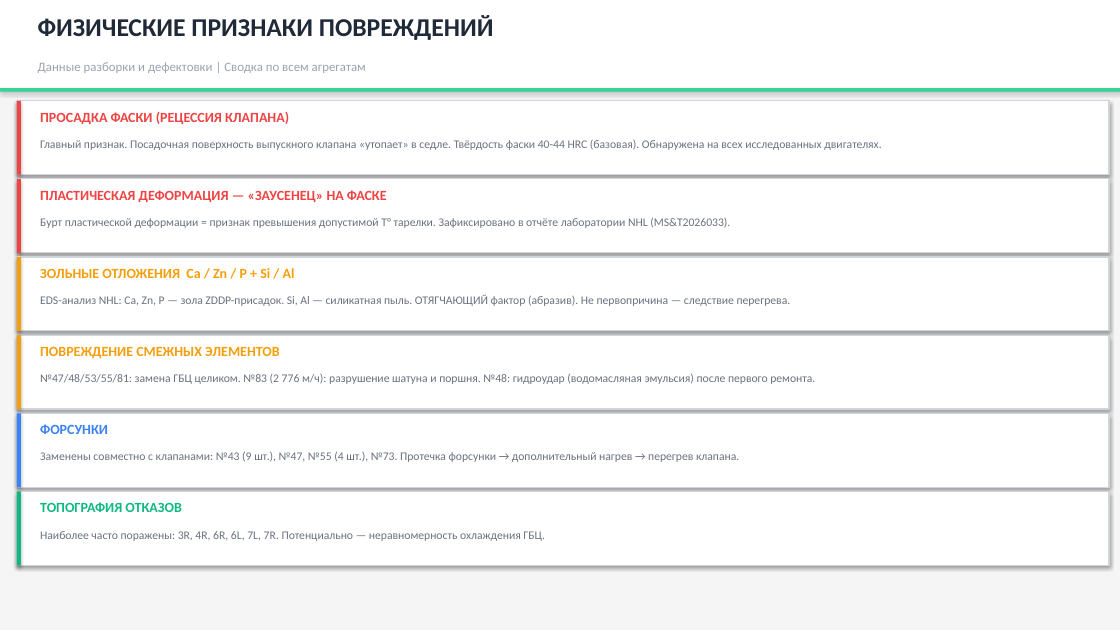
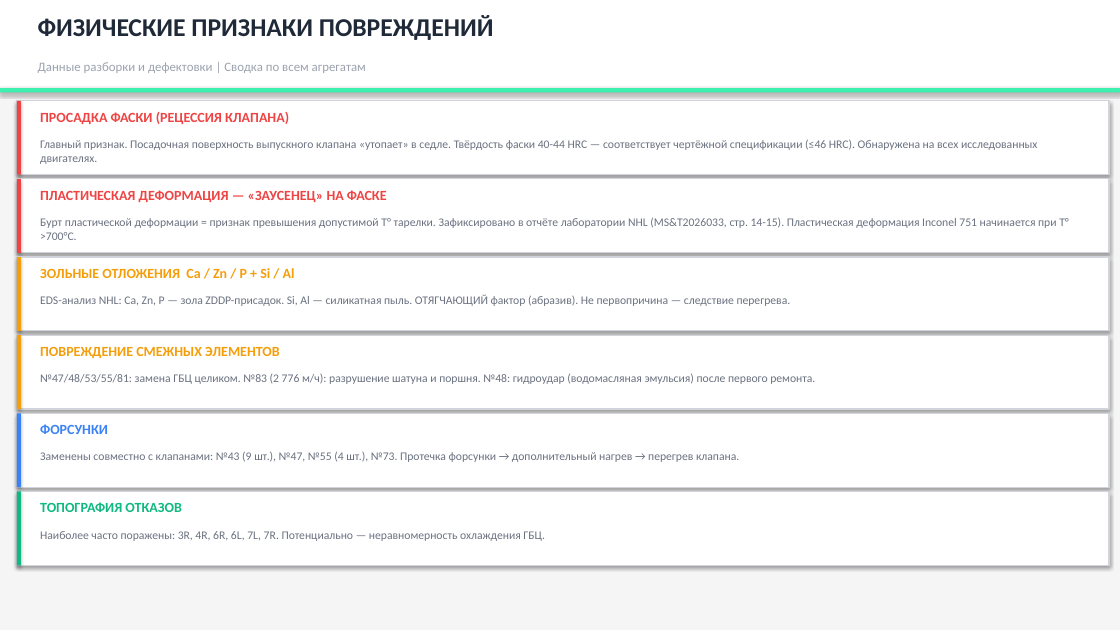
Before and after one commit to victorekuznetsov/NTE200, a slide deck: slide 7 of Презентация_анализ_клапанов_QSK50_NTE200.pptx (slide 6 before the commit). Drawn at 1120x630 pixels with LibreOffice and Linux fonts; fonts in the diff are those of the drawing. Boxes give left, top, right and bottom in pixels: in the first picture for what was removed or moved away, otherwise in the second. Text is boxed around its words. In the diff, an @@ line names an element or a change of style, - is before the commit and + after.

```diff
--- a/Презентация_анализ_клапанов_QSK50_NTE200.pptx
+++ b/Презентация_анализ_клапанов_QSK50_NTE200.pptx
@@ rectangle at box(0, 88, 1120, 92): fill #34D399 to #3EF0AF @@
@@ text at box(40, 139, 1037, 164): text changed @@
-Главный признак. Посадочная поверхность выпускного клапана «утопает» в седле. Твёрдость фаски 40-44 HRC (базовая). Обнаружена на всех исследованных двигателях.
+Главный признак. Посадочная поверхность выпускного клапана «утопает» в седле. Твёрдость фаски 40-44 HRC — соответствует чертёжной спецификации (≤46 HRC). Обнаружена на всех исследованных двигателях.
@@ text at box(40, 217, 1069, 240): text changed @@
-Бурт пластической деформации = признак превышения допустимой T° тарелки. Зафиксировано в отчёте лаборатории NHL (MS&T2026033).
+Бурт пластической деформации = признак превышения допустимой T° тарелки. Зафиксировано в отчёте лаборатории NHL (MS&T2026033, стр. 14-15). Пластическая деформация Inconel 751 начинается при T° >700°C.
```
Also in this commit, not shown: 18 other slides changed, 4 slides added, 1 slide removed, 3 other files.
